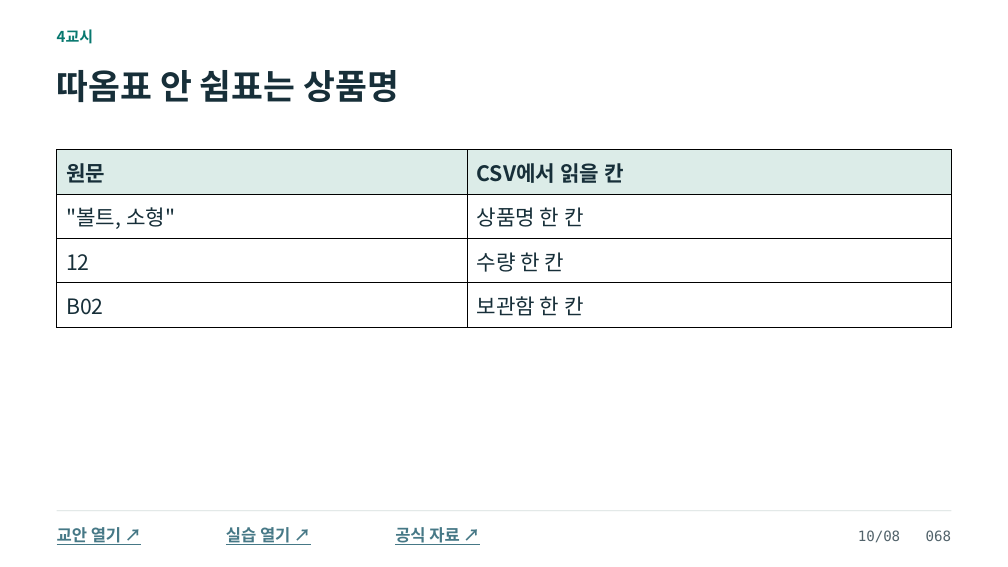
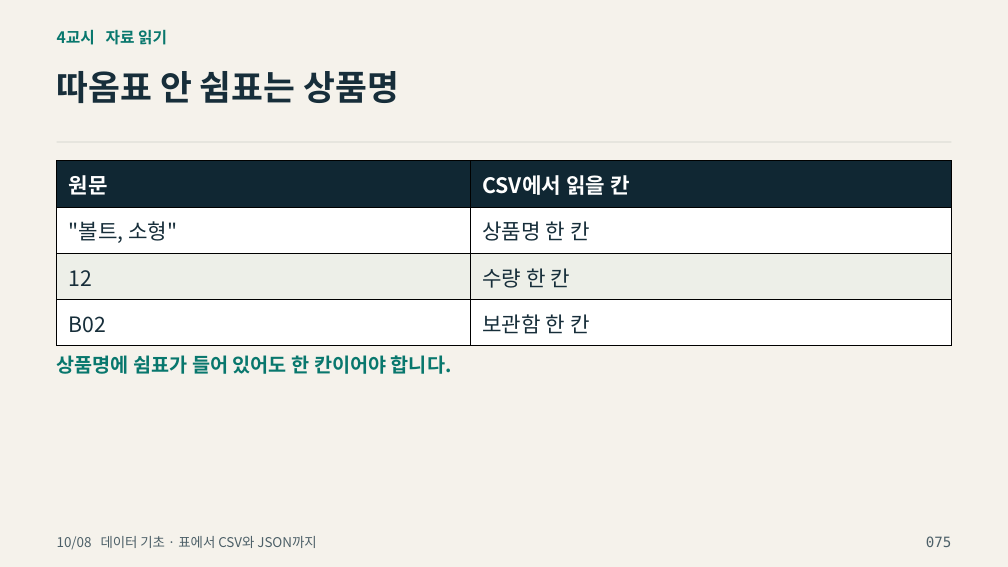
Before and after one commit to zeusk302-png/kdigital-physical-ai, a slide deck: slide 75 of downloads/2026-10-08/readable-slides.pptx (slide 68 before the commit). Drawn at 1008x567 pixels with LibreOffice and Linux fonts; fonts in the diff are those of the drawing; background and template pictures are left out. Boxes give left, top, right and bottom in pixels: in the first picture for what was removed or moved away, otherwise in the second. Text is boxed around its words. In the diff, an @@ line names an element or a change of style, - is before the commit and + after.

```diff
--- a/downloads/2026-10-08/readable-slides.pptx
+++ b/downloads/2026-10-08/readable-slides.pptx
@@ background #FFFFFF to picture (left out) @@
@@ text at [57, 29, 167, 45]: text changed; size 14.2 to 15 pt; text colour #08786F to #08776D @@
-4교시
+4교시 자료 읽기
@@ text "따옴표 안 쉼표는 상품명" at [57, 71, 399, 103]: text colour #172F39 to #172E3A @@
@@ rectangle added at [57, 142, 951, 143], fill #CDCFC7 @@
@@ table at [57, 160, 952, 340] @@
@@ fill #DCECE8 to #102733 in row 1 @@
@@ fill #FFFFFF to #EDEFE8 in row 3 @@
@@ text colour #172F39 to #FFFFFF in "원문", "CSV에서 읽을 칸" @@
@@ text colour #172F39 to #172E3A in ""볼트, 소형"", "상품명 한 칸", "12", "수량 한 칸" and 2 more places @@
@@ line spacing 1.02 to 1.04 @@
@@ table: place and size @@
-table at [57, 150, 951, 327]
+table at [57, 160, 952, 340]
@@ text added at [57, 355, 452, 374], 18.8 pt, text #08776D, bold @@
+상품명에 쉼표가 들어 있어도 한 칸이어야 합니다.
@@ rectangle removed at [57, 510, 951, 511] @@
@@ text removed at [57, 527, 121, 545] @@
-교안 열기 ↗
@@ text added at [57, 536, 316, 549], 12.8 pt, text #4D6068 @@
+10/08 데이터 기초 · 표에서 CSV와 JSON까지
@@ text removed at [226, 527, 290, 545] @@
-실습 열기 ↗
@@ text removed at [395, 527, 459, 545] @@
-공식 자료 ↗
@@ text removed at [858, 530, 952, 543] @@
-10/08 068
@@ text added at [926, 536, 951, 547], 13.5 pt, text #4D6068 @@
+075
```
Also in this commit, not shown: 52 other slides changed, 54 slides added, 52 slides removed, 11 other files.
